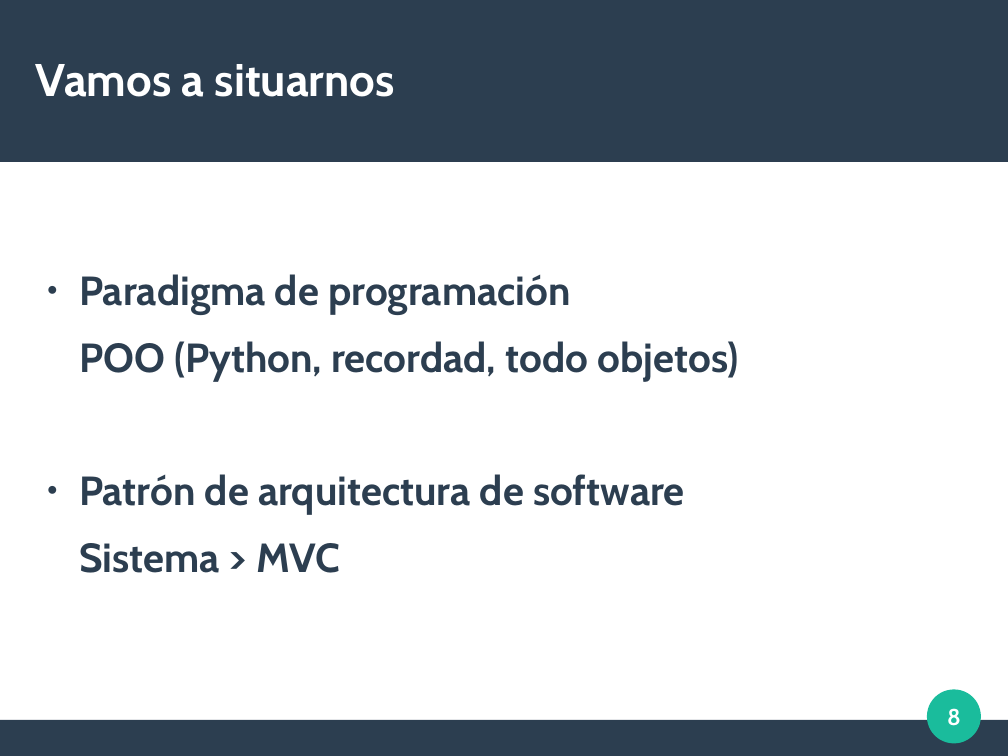
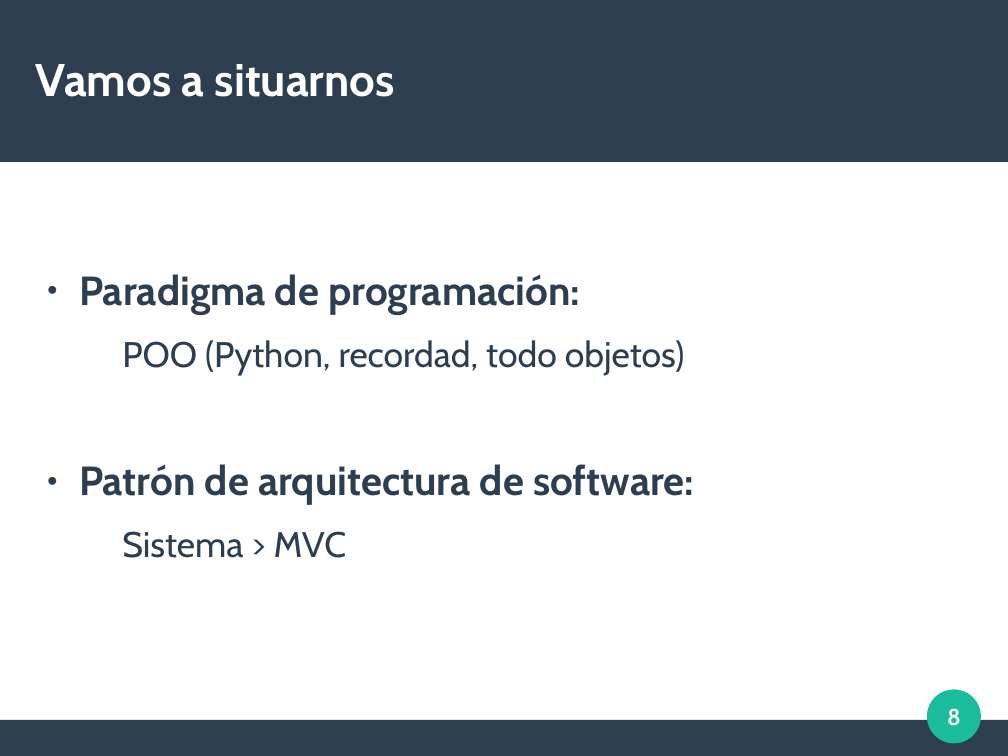
Before and after one commit to albeerto26/DjangoServerHeroku, a slide deck: slide 8 of diapos/Introduccion Django.odp. Drawn at 1008x756 pixels with LibreOffice and Linux fonts; fonts in the diff are those of the drawing. Boxes give left, top, right and bottom in pixels: in the first picture for what was removed or moved away, otherwise in the second. Text is boxed around its words. In the diff, an @@ line names an element or a change of style, - is before the commit and + after.

```diff
--- a/diapos/Introduccion Django.odp
+++ b/diapos/Introduccion Django.odp
@@ text at [79,274,580,314]: text changed @@
-● Paradigma de programación
+● Paradigma de programación:
@@ text at [122,340,684,558]: size 32 to 28 pt, bold off in "POO (Python, recordad, todo objetos)", "Sistema > MVC"; list level 1 to 2 in "POO (Python, recordad, todo objetos)"; list level 1 to 2 in "Sistema > MVC" @@
@@ text at [79,464,694,505]: text changed @@
-● Patrón de arquitectura de software
+● Patrón de arquitectura de software:
```
Also in this commit, not shown: 4 other slides changed, 1 other file.
